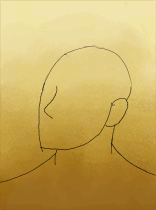
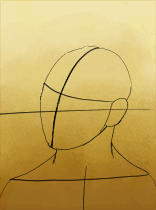
Revision of a layered 156 × 210 image; what changed, layer by layer:
added layer "Horizon" above "Paint Body" over [0, 64, 153, 128]
renamed "Paint Layer 1" to "Paint Body", painted on it over [0, 45, 156, 210]
